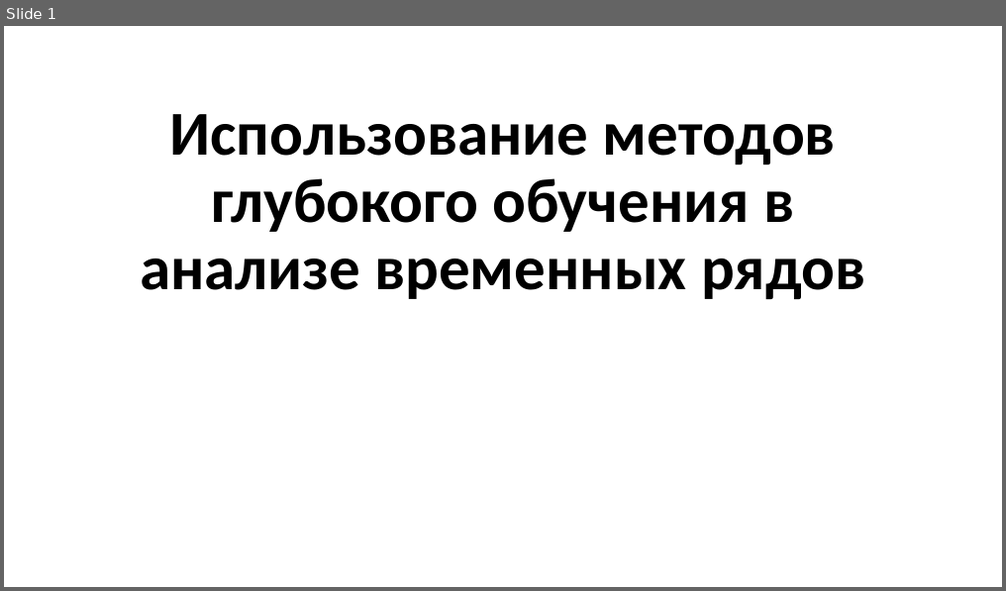
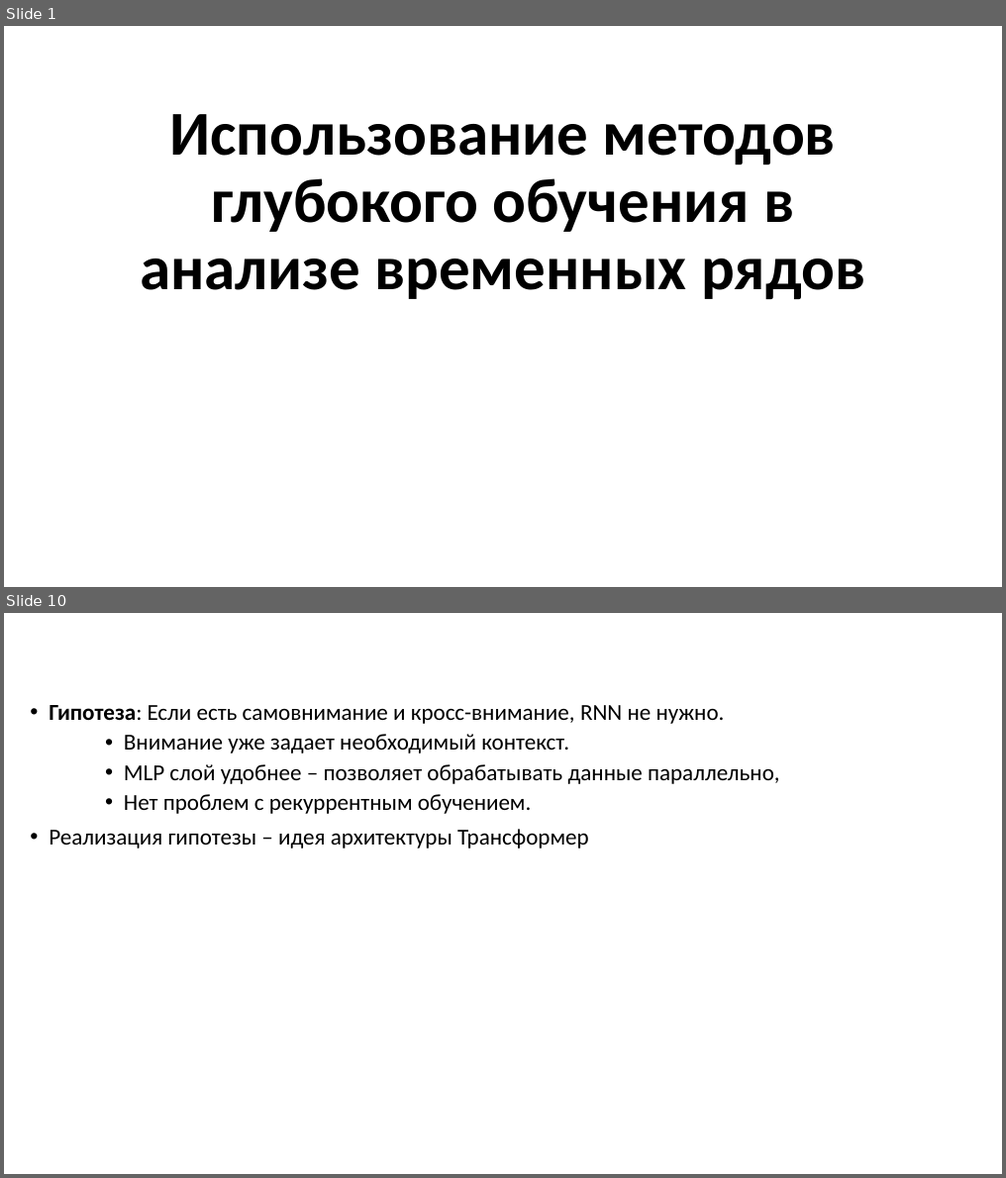
Before and after one commit to MVRonkin/TimeSeriesCourse, a slide deck: 2025/LEC/07-3 Transformers.pptx. Shown one above the other, each under a label of ours: slide 1 before the commit, slides 1 and 10 after it; the slides between them are not shown. The pictures are 1006x591 and 1006x1178 pixels, drawn with LibreOffice and Linux fonts; fonts in the diff are those of the drawing. Boxes give left, top, right and bottom in pixels: in the first picture for what was removed or moved away, otherwise in the second. Text is boxed around its words. In the diff, an @@ line names an element or a change of style, - is before the commit and + after.

```diff
--- a/2025/LEC/07-3 Transformers.pptx
+++ b/2025/LEC/07-3 Transformers.pptx
@@ slide 10 added at <box>4,613,1002,1174</box>, background #FFFFFF @@
@@ text added at <box>49,705,780,849</box>, 22 pt, text #000000 @@
+• Гипотеза: Если есть самовнимание и кросс-внимание, RNN не нужно.
+    • Внимание уже задает необходимый контекст.
+    • MLP слой удобнее – позволяет обрабатывать данные параллельно,
+    • Нет проблем с рекуррентным обучением.
+• Реализация гипотезы – идея архитектуры Трансформер
```
Also in this commit, not shown: 9 slides changed, 4 other slides added, 1 slide removed.
